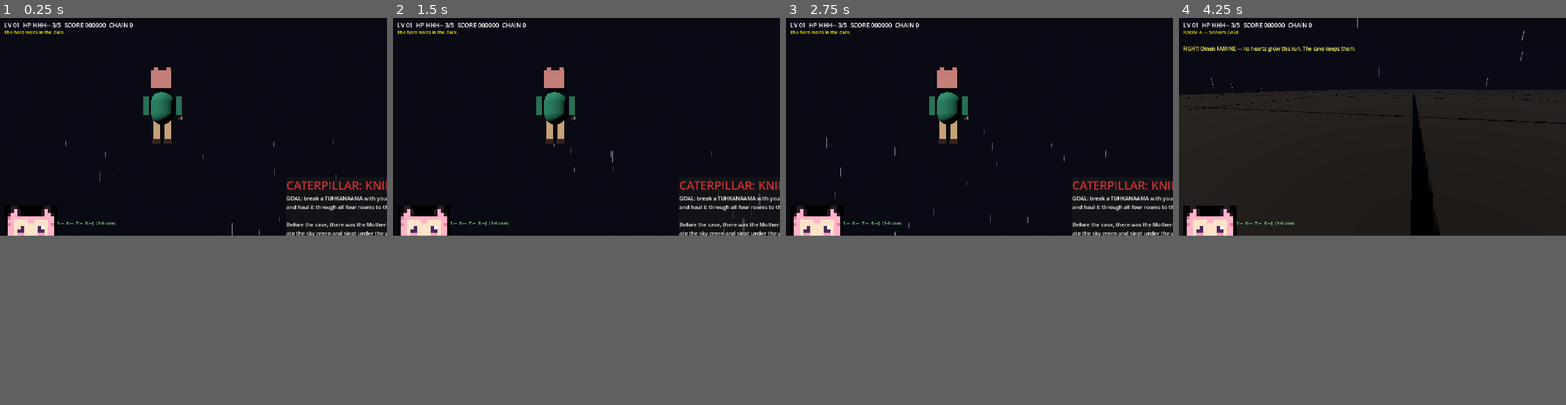
Above: before the commit, frames 1-4 (left to right).
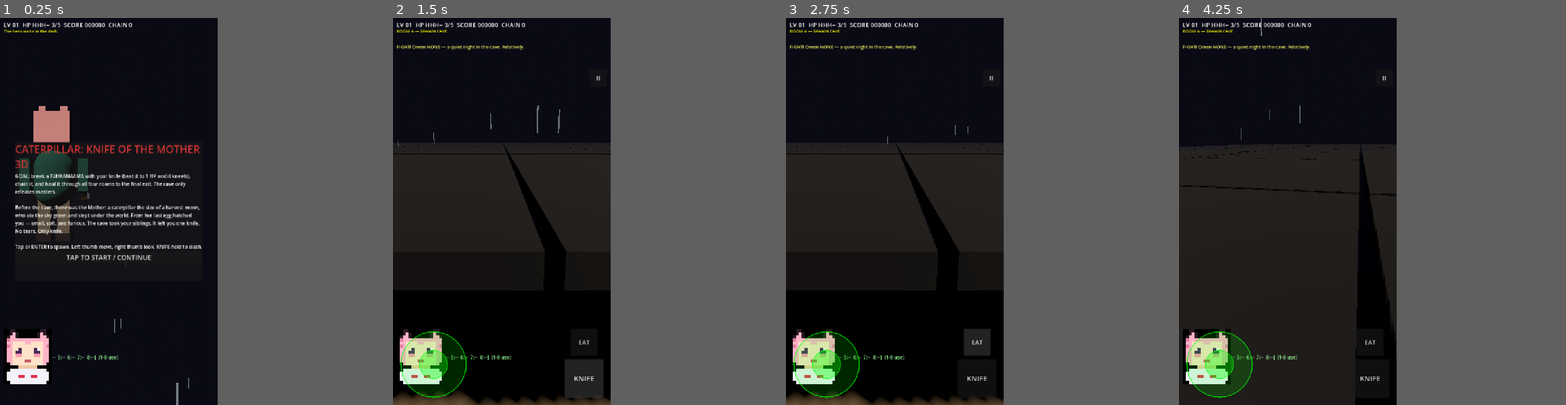
Above: after the commit, the same moments.

Repository: taistelupelto-rgb/tuomon-oma-videopeli
Game: Godot game, scene res://main.tscn
The game is run twice, just before and just after one commit, with the same random seed, the same clock (stepped at 60 frames per second) and the same inputs.
Inputs (mouse positions are in pixels of both pictures, inside the frame that each line leads up to):
- Up to frame 1 (0.25 s): no input
- Up to frame 2 (1.5 s): click (586, 153) at 0.5 s, where only the run after the commit has a clickable "TAP TO START / CONTINUE"; click (733, 219) at 1.25 s, where only the run after the commit has a clickable "KNIFE"
- Up to frame 3 (2.75 s): click (1126, 199) at 2 s, where only the run after the commit has a clickable "EAT"
- Up to frame 4 (4.25 s): click (1542, 52) at 2.75 s, where only the run after the commit has a clickable "II"; tap Enter at 3.5, 3.6 s; move the mouse to (1457, 114) at 3.52 s; hold Right from 3.53 s (still down); click (1457, 114) at 3.67 s; tap Space at 3.77, 4.07 s; tap Keypad Enter at 3.8 s
In our replay, the window is 800x450 before the commit and 450x800 after it. These sizes can differ from the game's own. Grey fills any space a smaller window leaves; there, only what the larger window draws over its background counts as a difference.

The runs differ from the first frame. In frame 1, 9.7% of the frame differs, in the area x 1-100%, y 1-100%; in frame 2, 20%, in the area x 0-100%, y 1-100%; in frame 3, 19%; in frame 4, 19%.

Commit message:
feat: phone-first browser play, touch joystick look knife
Portrait 720x1280 base, expand stretch, sensor rotation.
Touch joystick move, right-drag look, KNIFE/EAT/pause buttons.
Tap to start, anchored HUD, PWA installable, threads off for iOS.

Diff:
--- a/main.gd
+++ b/main.gd
@@ -136,6 +136,16 @@
 var probe_hits := 0
 var probe_calls := 0
 var probe_min_arc := 99.0
+var touch_move := Vector2.ZERO
+var touch_slash := false
+var joy_id := -1
+var look_id := -1
+var joy_origin := Vector2.ZERO
+var joy_vec := Vector2.ZERO
+var look_last := Vector2.ZERO
+var joy_base: Panel
+var joy_knob: Panel
+var touch_layer: CanvasLayer
 
 func _ready() -> void:
 	autoplay = false
@@ -163,6 +173,11 @@
 	speed_bonus = 0.0
 	seen = {}
 	inventory.clear()
+	touch_move = Vector2.ZERO
+	touch_slash = false
+	joy_id = -1
+	look_id = -1
+	joy_vec = Vector2.ZERO
 	_load_room(0, false) # permadeath: no chains survive a new run
 	state = "play"
 	paused_game = false
@@ -325,6 +340,66 @@
 # ---------------- per-frame ----------------
 
 func _input(event: InputEvent) -> void:
+	if event is InputEventScreenTouch:
+		var vp := get_viewport().get_visible_rect().size
+		if event.pressed:
+			var pos0: Vector2 = event.position
+			var on_btn0 := (pos0.x > vp.x * 0.62 and pos0.y > vp.y * 0.62) or (pos0.x > vp.x - 80.0 and pos0.y < 240.0)
+			if state == "title" or state == "dead" or state == "win":
+				start_run(rng.randi() if state != "title" else int(Time.get_unix_time_from_system()) % 100000)
+				return
+			elif state == "play" and paused_game:
+				if on_btn0:
+					return # let the II button handle it
+				paused_game = false
+				_refresh_overlays()
+				return
+			var pos: Vector2 = event.position
+			# Let HUD buttons handle their own touches: bottom-right
+			# KNIFE/EAT cluster + top-right pause must not start a look-drag.
+			var on_buttons := (pos.x > vp.x * 0.62 and pos.y > vp.y * 0.62) or (pos.x > vp.x - 80.0 and pos.y < 240.0)
+			if state == "play" and not paused_game and pos.x < vp.x * 0.45 and pos.y > vp.y * 0.4 and joy_id == -1:
+				joy_id = event.index
+				joy_origin = pos
+				joy_vec = Vector2.ZERO
+				touch_move = Vector2.ZERO
+			elif look_id == -1 and not on_buttons and pos.x > vp.x * 0.45:
+				look_id = event.index
+				look_last = event.position
+		else:
+			if event.index == joy_id:
+				joy_id = -1
+				joy_vec = Vector2.ZERO
+				touch_move = Vector2.ZERO
+			if event.index == look_id:
+				look_id = -1
+		return
+	if event is InputEventScreenDrag:
+		if event.index == joy_id:
+			var d: Vector2 = (event.position - joy_origin) / 60.0
+			if d.length() > 1.0:
+				d = d.normalized()
+			joy_vec = d
+			touch_move = d
+		elif event.index == look_id:
+			yaw -= event.relative.x * 0.006
+			cam_pitch = clampf(cam_pitch + event.relative.y * 0.004, -0.9, 0.9)
+			look_last = event.position
+		return
+	if event is InputEventMouseButton and event.pressed and event.button_index == MOUSE_BUTTON_LEFT:
+		if state == "title" or state == "dead" or state == "win":
+			start_run(rng.randi() if state != "title" else int(Time.get_unix_time_from_system()) % 100000)
+			return
+		elif state == "play" and paused_game:
+			paused_game = false
+			_refresh_overlays()
+			return
+	if event is InputEventMouseMotion and (event.button_mask & MOUSE_BUTTON_MASK_LEFT) != 0:
+		var vp2 := get_viewport().get_visible_rect().size
+		if state == "play" and not paused_game and event.position.x > vp2.x * 0.5:
+			yaw -= event.relative.x * 0.006
+			cam_pitch = clampf(cam_pitch + event.relative.y * 0.004, -0.9, 0.9)
+		return
 	if event is InputEventKey and event.pressed and not event.echo:
 		var k: int = event.physical_keycode
 		if k == KEY_ENTER or k == KEY_KP_ENTER:
@@ -383,8 +458,11 @@
 		strafe -= 1.0
 	if Input.is_physical_key_pressed(KEY_D):
 		strafe += 1.0
+	fwd += -touch_move.y
+	strafe += touch_move.x
 	if autoplay:
 		fwd = 1.0
+		strafe = 0.0
 	var mag := Vector2(fwd, strafe).length()
 	if mag > 1.0:
 		fwd /= mag
@@ -426,7 +504,7 @@
 	if spike_cd > 0.0:
 		spike_cd -= delta
 	# --- knife ---
-	var slashing := Input.is_physical_key_pressed(KEY_SPACE) or autoplay
+	var slashing := Input.is_physical_key_pressed(KEY_SPACE) or touch_slash or autoplay
 	if slashing and attack_cd <= 0.0:
 		attack_t = 0.28
 		attack_cd = 0.38
@@ -1139,74 +1217,202 @@
 	var layer := CanvasLayer.new()
 	add_child(layer)
 	hud_top = Label.new()
-	hud_top.position = Vector2(12, 8)
-	hud_top.add_theme_font_size_override("font_size", 18)
+	hud_top.set_anchors_preset(Control.PRESET_TOP_WIDE)
+	hud_top.offset_left = 12
+	hud_top.offset_top = 8
+	hud_top.offset_right = -12
+	hud_top.add_theme_font_size_override("font_size", 20)
 	layer.add_child(hud_top)
 	hud_room = Label.new()
-	hud_room.position = Vector2(12, 32)
+	hud_room.set_anchors_preset(Control.PRESET_TOP_WIDE)
+	hud_room.offset_left = 12
+	hud_room.offset_top = 34
+	hud_room.offset_right = -12
 	hud_room.add_theme_font_size_override("font_size", 14)
 	hud_room.add_theme_color_override("font_color", Color(1, 1, 0))
 	layer.add_child(hud_room)
 	hud_combo = Label.new()
-	hud_combo.position = Vector2(12, 54)
+	hud_combo.set_anchors_preset(Control.PRESET_TOP_WIDE)
+	hud_combo.offset_left = 12
+	hud_combo.offset_top = 58
+	hud_combo.offset_right = -12
 	hud_combo.add_theme_font_size_override("font_size", 14)
 	hud_combo.add_theme_color_override("font_color", Color(1, 0.6, 0.2))
 	layer.add_child(hud_combo)
 	hud_cap = Label.new()
-	hud_cap.position = Vector2(12, 80)
-	hud_cap.size = Vector2(1100, 40)
+	hud_cap.set_anchors_preset(Control.PRESET_TOP_WIDE)
+	hud_cap.offset_left = 12
+	hud_cap.offset_top = 84
+	hud_cap.offset_right = -12
+	hud_cap.offset_bottom = 130
 	hud_cap.add_theme_font_size_override("font_size", 15)
 	hud_cap.add_theme_color_override("font_color", Color(1, 1, 0.4))
 	hud_cap.autowrap_mode = TextServer.AUTOWRAP_WORD_SMART
 	layer.add_child(hud_cap)
 	hud_inv = Label.new()
-	hud_inv.position = Vector2(12, 600)
-	hud_inv.size = Vector2(1100, 24)
-	hud_inv.add_theme_font_size_override("font_size", 14)
+	hud_inv.set_anchors_preset(Control.PRESET_BOTTOM_WIDE)
+	hud_inv.offset_left = 12
+	hud_inv.offset_top = -170
+	hud_inv.offset_right = -12
+	hud_inv.offset_bottom = -12
+	hud_inv.add_theme_font_size_override("font_size", 16)
 	hud_inv.add_theme_color_override("font_color", Color(0.6, 1.0, 0.6))
+	hud_inv.autowrap_mode = TextServer.AUTOWRAP_WORD_SMART
 	layer.add_child(hud_inv)
 	var portrait := TextureRect.new()
 	portrait.texture = load("res://assets/femboy.png") as Texture2D
-	portrait.position = Vector2(12, 560)
-	portrait.custom_minimum_size = Vector2(96, 108)
+	portrait.set_anchors_preset(Control.PRESET_BOTTOM_LEFT)
+	portrait.offset_left = 12
+	portrait.offset_top = -250
+	portrait.offset_right = 76
+	portrait.offset_bottom = -178
+	portrait.custom_minimum_size = Vector2(64, 72)
 	portrait.stretch_mode = TextureRect.STRETCH_KEEP_ASPECT
 	portrait.texture_filter = CanvasItem.TEXTURE_FILTER_NEAREST
 	layer.add_child(portrait)
 	minimap = preload("res://minimap.gd").new()
-	minimap.position = Vector2(1152 - 20 * 8 - 24, 44)
+	minimap.set_anchors_preset(Control.PRESET_TOP_RIGHT)
+	minimap.offset_left = -196
+	minimap.offset_top = 44
+	minimap.offset_right = -12
+	minimap.offset_bottom = 156
 	layer.add_child(minimap)
 	minimap.game = self
-	title_panel = _overlay(layer, "CATERPILLAR: KNIFE OF THE MOTHER 3D", LORE_GOAL + "\n\n" + LORE_INTRO + "\n\nWASD move | Arrows turn | SPACE slash | R reroll | P pause | C codex | 1-8 eat from pack\n\nPress ENTER to spawn")
-	dead_panel = _overlay(layer, "YOU DIED", "The cave keeps the knife.\nPress ENTER for a new cave.")
-	win_panel = _overlay(layer, "ENSLAVED AND DELIVERED!", "A chained tuhkanaama kneels at the glowing exit. The cave releases its master.\n\n" + LORE_OUTRO + "\nPress ENTER for a new cave.")
+	title_panel = _overlay(layer, "CATERPILLAR: KNIFE OF THE MOTHER 3D", LORE_GOAL + "\n\n" + LORE_INTRO + "\n\nTap or ENTER to spawn. Left thumb move, right thumb look, KNIFE hold to slash.")
+	dead_panel = _overlay(layer, "YOU DIED", "The cave keeps the knife.\nTap or ENTER for a new cave.")
+	win_panel = _overlay(layer, "ENSLAVED AND DELIVERED!", "A chained tuhkanaama kneels at the glowing exit. The cave releases its master.\n\n" + LORE_OUTRO + "\nTap or ENTER for a new cave.")
 	codex_panel = _overlay(layer, "THE CAVE REMEMBERS", _codex_text())
 	pause_label = Label.new()
-	pause_label.text = "PAUSED — ENTER or P to resume"
-	pause_label.position = Vector2(400, 300)
+	pause_label.text = "PAUSED — TAP, ENTER or P to resume"
+	pause_label.set_anchors_preset(Control.PRESET_CENTER)
+	pause_label.offset_left = -220
+	pause_label.offset_top = -20
+	pause_label.offset_right = 220
+	pause_label.offset_bottom = 20
 	pause_label.add_theme_font_size_override("font_size", 28)
 	pause_label.visible = false
 	layer.add_child(pause_label)
+	_build_touch()
 
 func _overlay(layer: CanvasLayer, title: String, body: String) -> PanelContainer:
 	var pc := PanelContainer.new()
 	pc.set_anchors_preset(Control.PRESET_CENTER)
-	pc.position = Vector2(276, 150)
-	pc.custom_minimum_size = Vector2(600, 300)
+	pc.offset_left = -310
+	pc.offset_top = -230
+	pc.offset_right = 310
+	pc.offset_bottom = 230
+	pc.custom_minimum_size = Vector2(620, 380)
 	var vb := VBoxContainer.new()
 	pc.add_child(vb)
 	var t := Label.new()
 	t.text = title
 	t.add_theme_font_size_override("font_size", 34)
 	t.add_theme_color_override("font_color", Color(0.8, 0.2, 0.2))
+	t.autowrap_mode = TextServer.AUTOWRAP_WORD_SMART
 	vb.add_child(t)
 	var b := Label.new()
 	b.text = body
 	b.add_theme_font_size_override("font_size", 16)
 	b.autowrap_mode = TextServer.AUTOWRAP_WORD_SMART
+	b.custom_minimum_size = Vector2(580, 200)
 	vb.add_child(b)
+	var btn := Button.new()
+	btn.text = "TAP TO START / CONTINUE"
+	btn.add_theme_font_size_override("font_size", 22)
+	btn.focus_mode = Control.FOCUS_NONE
+	btn.pressed.connect(_on_overlay_button)
+	vb.add_child(btn)
 	pc.visible = false
 	layer.add_child(pc)
 	return pc
+
+func _on_overlay_button() -> void:
+	if state == "title" or state == "dead" or state == "win":
+		start_run(rng.randi() if state != "title" else int(Time.get_unix_time_from_system()) % 100000)
+	elif state == "play" and paused_game:
+		paused_game = false
+		_refresh_overlays()
+
+func _build_touch() -> void:
+	touch_layer = CanvasLayer.new()
+	touch_layer.layer = 10
+	add_child(touch_layer)
+	var circle := func(c: Color, radius: int, bw: int) -> StyleBoxFlat:
+		var sb := StyleBoxFlat.new()
+		sb.bg_color = c
+		sb.border_color = Color(0, 1, 0, 0.8)
+		sb.set_border_width_all(bw)
+		sb.set_corner_radius_all(radius)
+		return sb
+	joy_base = Panel.new()
+	joy_base.set_anchors_preset(Control.PRESET_BOTTOM_LEFT)
+	joy_base.offset_left = 24
+	joy_base.offset_top = -244
+	joy_base.offset_right = 244
+	joy_base.offset_bottom = -24
+	joy_base.add_theme_stylebox_override("panel", circle.call(Color(0, 1, 0, 0.15), 110, 3))
+	joy_base.mouse_filter = Control.MOUSE_FILTER_STOP
+	joy_base.visible = true
+	touch_layer.add_child(joy_base)
+	joy_knob = Panel.new()
+	joy_knob.offset_left = 62
+	joy_knob.offset_top = 62
+	joy_knob.offset_right = 158
+	joy_knob.offset_bottom = 158
+	joy_knob.add_theme_stylebox_override("panel", circle.call(Color(0, 1, 0, 0.35), 48, 2))
+	joy_knob.mouse_filter = Control.MOUSE_FILTER_IGNORE
+	joy_base.add_child(joy_knob)
+	var knife := Button.new()
+	knife.text = "KNIFE"
+	knife.set_anchors_preset(Control.PRESET_BOTTOM_RIGHT)
+	knife.offset_left = -152
+	knife.offset_top = -152
+	knife.offset_right = -24
+	knife.offset_bottom = -24
+	knife.add_theme_font_size_override("font_size", 24)
+	knife.focus_mode = Control.FOCUS_NONE
+	knife.mouse_filter = Control.MOUSE_FILTER_STOP
+	knife.button_down.connect(func() -> void: touch_slash = true)
+	knife.button_up.connect(func() -> void: touch_slash = false)
+	knife.mouse_exited.connect(func() -> void: touch_slash = false)
+	touch_layer.add_child(knife)
+	var eat := Button.new()
+	eat.text = "EAT"
+	eat.set_anchors_preset(Control.PRESET_BOTTOM_RIGHT)
+	eat.offset_left = -132
+	eat.offset_top = -252
+	eat.offset_right = -44
+	eat.offset_bottom = -164
+	eat.add_theme_font_size_override("font_size", 20)
+	eat.focus_mode = Control.FOCUS_NONE
+	eat.mouse_filter = Control.MOUSE_FILTER_STOP
+	eat.pressed.connect(_on_eat_button)
+	touch_layer.add_child(eat)
+	var pausb := Button.new()
+	pausb.text = "II"
+	pausb.set_anchors_preset(Control.PRESET_TOP_RIGHT)
+	pausb.offset_left = -68
+	pausb.offset_top = 170
+	pausb.offset_right = -12
+	pausb.offset_bottom = 226
+	pausb.add_theme_font_size_override("font_size", 20)
+	pausb.focus_mode = Control.FOCUS_NONE
+	pausb.mouse_filter = Control.MOUSE_FILTER_STOP
+	pausb.pressed.connect(_on_pause_button)
+	touch_layer.add_child(pausb)
+
+func _on_eat_button() -> void:
+	if state != "play" or paused_game:
+		return
+	for i in inventory.size():
+		if inventory[i]["kind"] == "melon" or inventory[i]["kind"] == "heart":
+			inv_use(i)
+			return
+
+func _on_pause_button() -> void:
+	if state == "play":
+		paused_game = not paused_game
+		_refresh_overlays()
 
 func _refresh_hud() -> void:
 	var hearts := ""
@@ -1215,6 +1421,9 @@
 	hud_top.text = "LV %02d  HP %s %d/%d  SCORE %06d  CHAIN %d" % [ri + 1, hearts, hp, max_hp, score, _chained_count()]
 	hud_combo.text = ("COMBO x%d" % combo) if combo > 1 else ""
 	hud_inv.text = _inv_text()
+	if is_instance_valid(joy_knob):
+		var off := joy_vec * 62.0
+		joy_knob.position = (joy_base.size - joy_knob.size) * 0.5 + off
 
 func _refresh_overlays() -> void:
 	title_panel.visible = state == "title"
@@ -1223,6 +1432,8 @@
 	if state != "play":
 		codex_panel.visible = false
 	pause_label.visible = state == "play" and paused_game
+	if is_instance_valid(touch_layer):
+		touch_layer.visible = state == "play"
 	_refresh_hud()
 
 func _codex_text() -> String:
--- a/project.godot
+++ b/project.godot
@@ -14,9 +14,17 @@
 
 [display]
 
-window/size/viewport_width=1152
-window/size/viewport_height=648
+window/size/viewport_width=720
+window/size/viewport_height=1280
+window/size/resizable=true
 window/stretch/mode="canvas_items"
+window/stretch/aspect="expand"
+window/handheld/orientation=6
+
+[input_devices]
+
+pointing/emulate_touch_from_mouse=false
+pointing/emulate_mouse_from_touch=true
 
 [rendering]
 
Not shown, changed: export_presets.cfg
